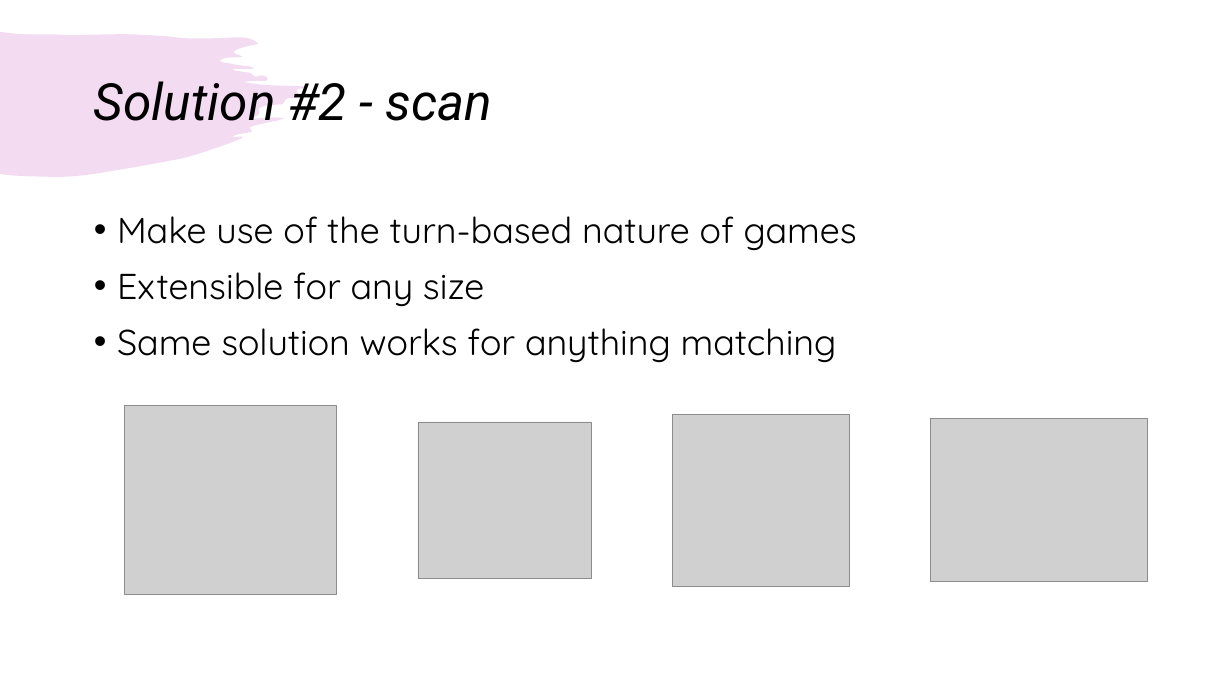
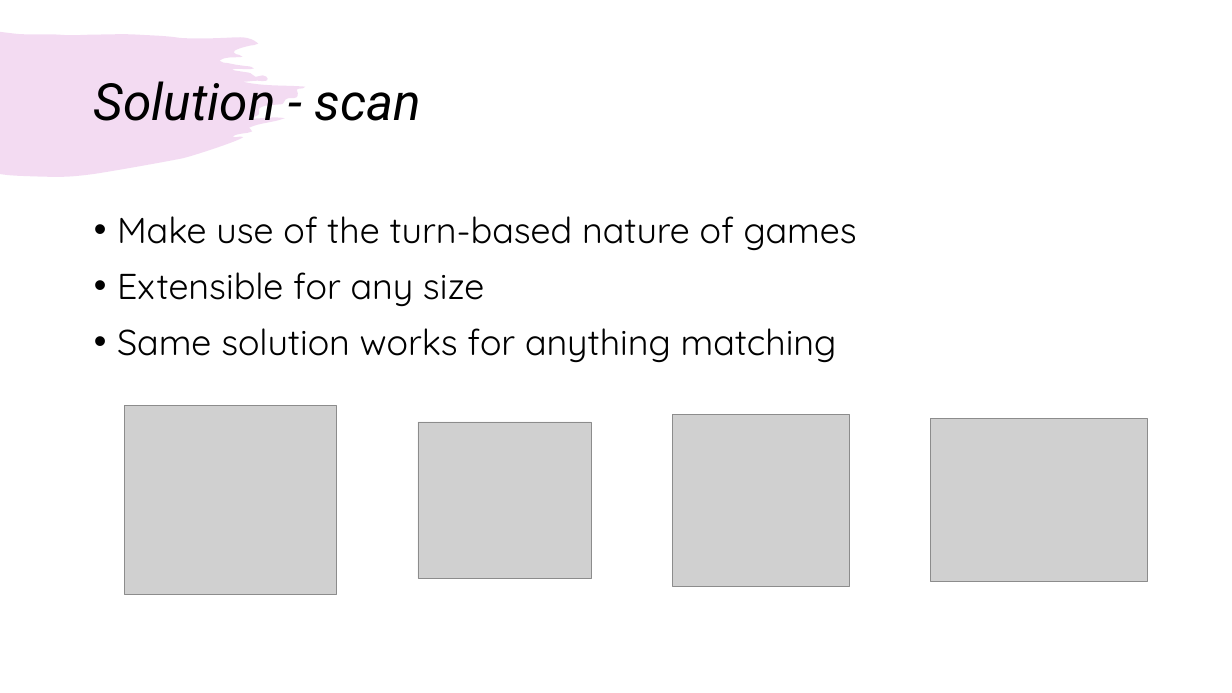
Before and after one commit to areddish/python_grids, a slide deck: slide 13 of Presentation.pptx. Drawn at 1232x693 pixels with LibreOffice and Linux fonts; fonts in the diff are those of the drawing; grey boxes stand for pictures. Boxes give left, top, right and bottom in pixels: in the first picture for what was removed or moved away, otherwise in the second. Text is boxed around its words. In the diff, an @@ line names an element or a change of style, - is before the commit and + after.

```diff
--- a/Presentation.pptx
+++ b/Presentation.pptx
@@ title at <box>94,81,420,121</box>: text changed @@
-Solution #2 - scan
+Solution - scan
```
Also in this commit, not shown: 2 other slides changed, 3 other files.
